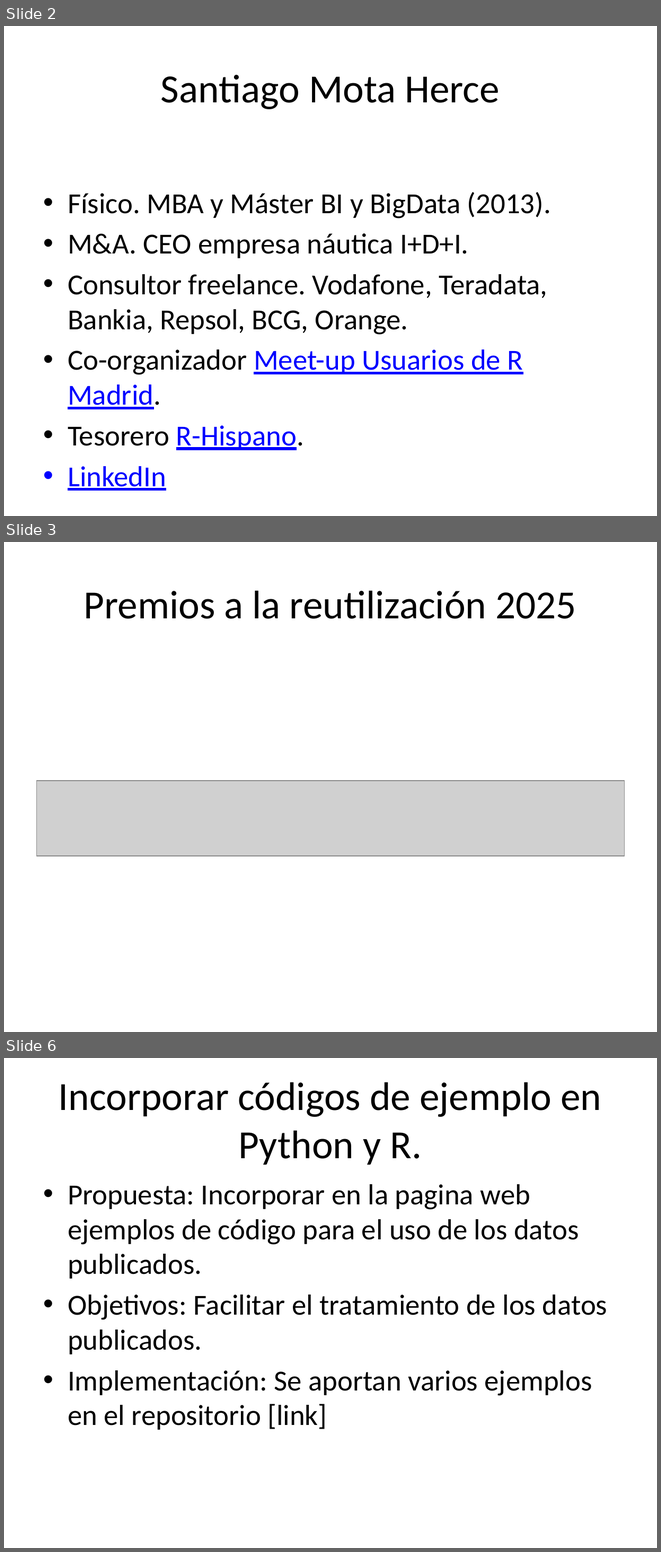
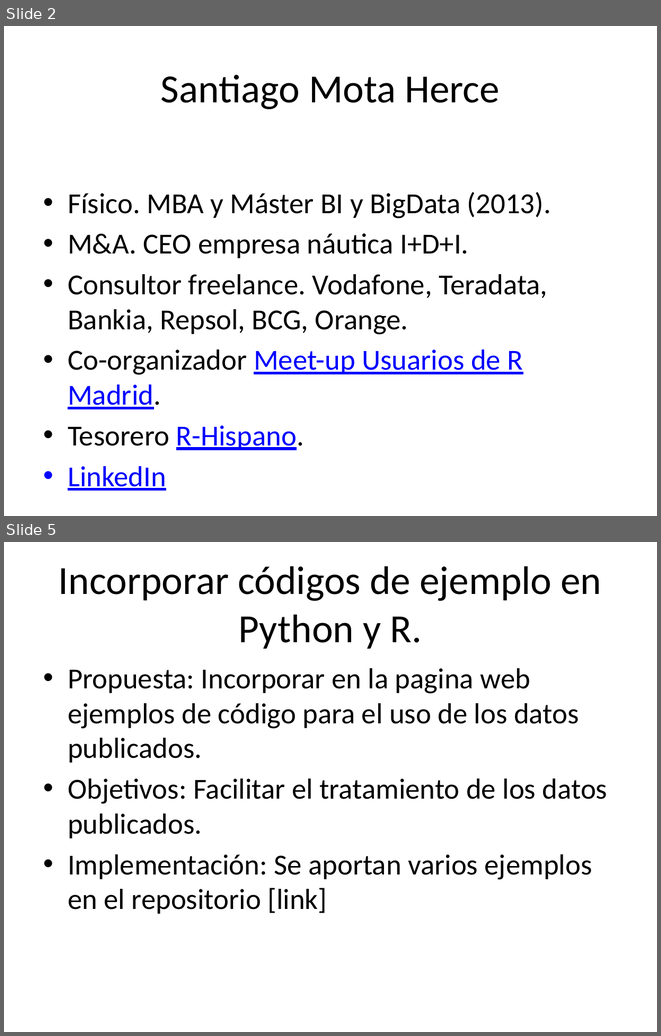
Before and after one commit to santiagomota/datos-madrid-presentacion, a slide deck: docs/index.pptx. Shown one above the other, each under a label of ours: slides 2, 3 and 6 before the commit, slides 2 and 5 after it; the slides between them are not shown. The pictures are 661x1552 and 661x1036 pixels, drawn with LibreOffice and Linux fonts; fonts in the diff are those of the drawing; grey boxes stand for pictures. Boxes give left, top, right and bottom in pixels: in the first picture for what was removed or moved away, otherwise in the second. Text is boxed around its words. In the diff, an @@ line names an element or a change of style, - is before the commit and + after.

```diff
--- a/docs/index.pptx
+++ b/docs/index.pptx
@@ slide 3 removed at bbox=[4, 542, 657, 1032], background #FFFFFF @@
@@ title removed at bbox=[84, 590, 576, 619] @@
-Premios a la reutilización 2025
@@ picture removed at bbox=[37, 780, 624, 855] @@
@@ what was slide 6 is now slide 5 @@
```
Also in this commit, not shown: 5 slides changed, 2 other files.
